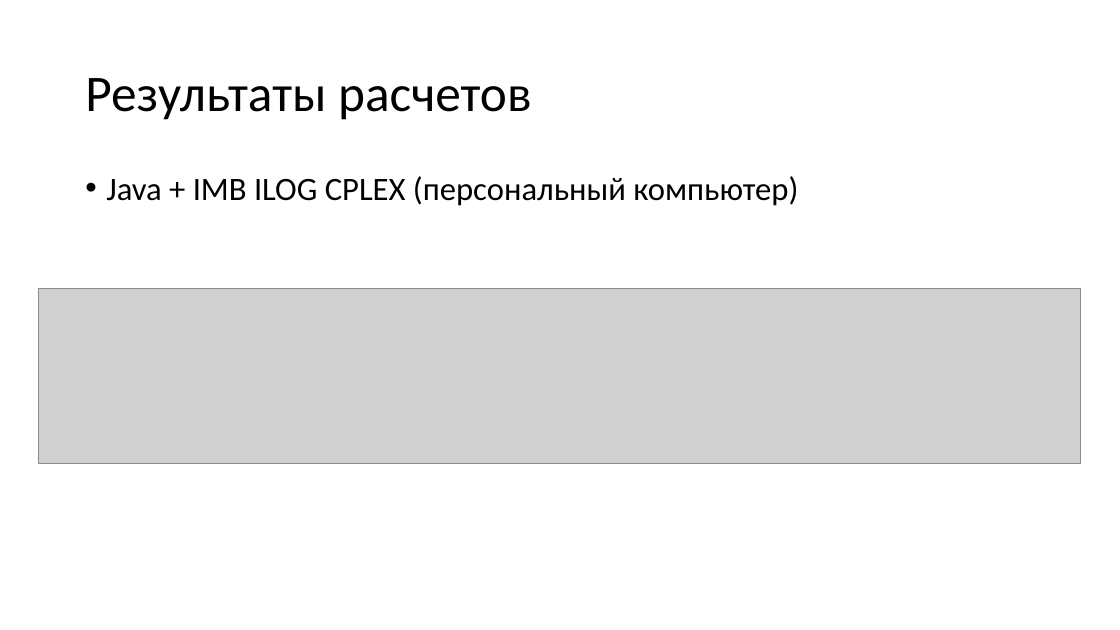
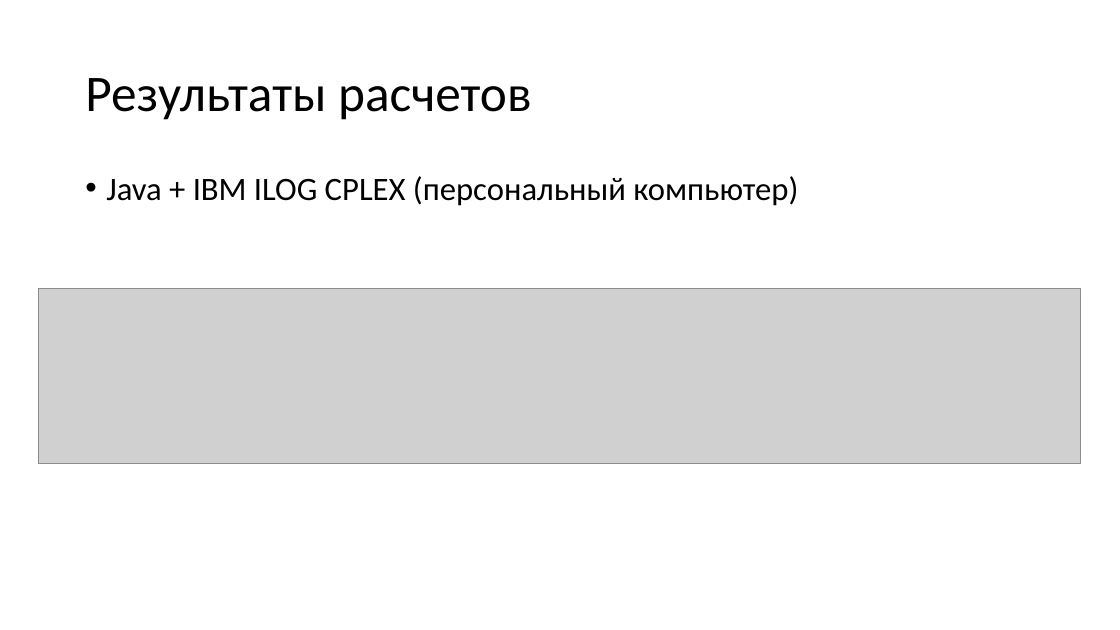
Before and after one commit to berezinant/cs_master, a slide deck: slide 13 of дипломы/Антон/магистр/presentation/berezin_diplom.pptx. Drawn at 1120x630 pixels with LibreOffice and Linux fonts; fonts in the diff are those of the drawing; grey boxes stand for pictures. Boxes give left, top, right and bottom in pixels: in the first picture for what was removed or moved away, otherwise in the second. Text is boxed around its words. In the diff, an @@ line names an element or a change of style, - is before the commit and + after.

```diff
--- a/дипломы/Антон/магистр/presentation/berezin_diplom.pptx
+++ b/дипломы/Антон/магистр/presentation/berezin_diplom.pptx
@@ text at <box>106,176,798,206</box>: text changed @@
-• Java + IMB ILOG CPLEX (персональный компьютер)
+• Java + IBM ILOG CPLEX (персональный компьютер)
```
Also in this commit, not shown: 1 other slide changed, 2 other files.
